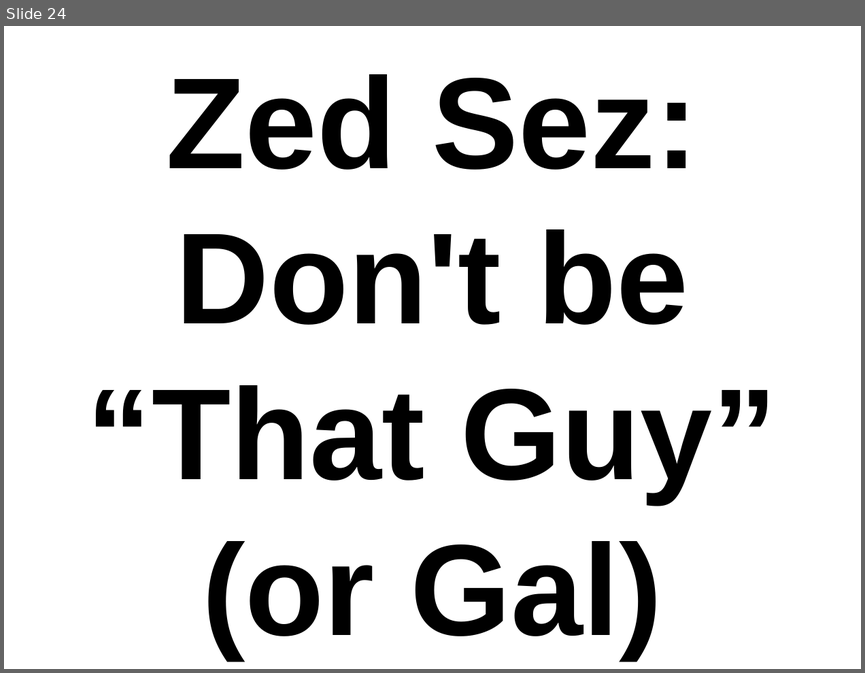
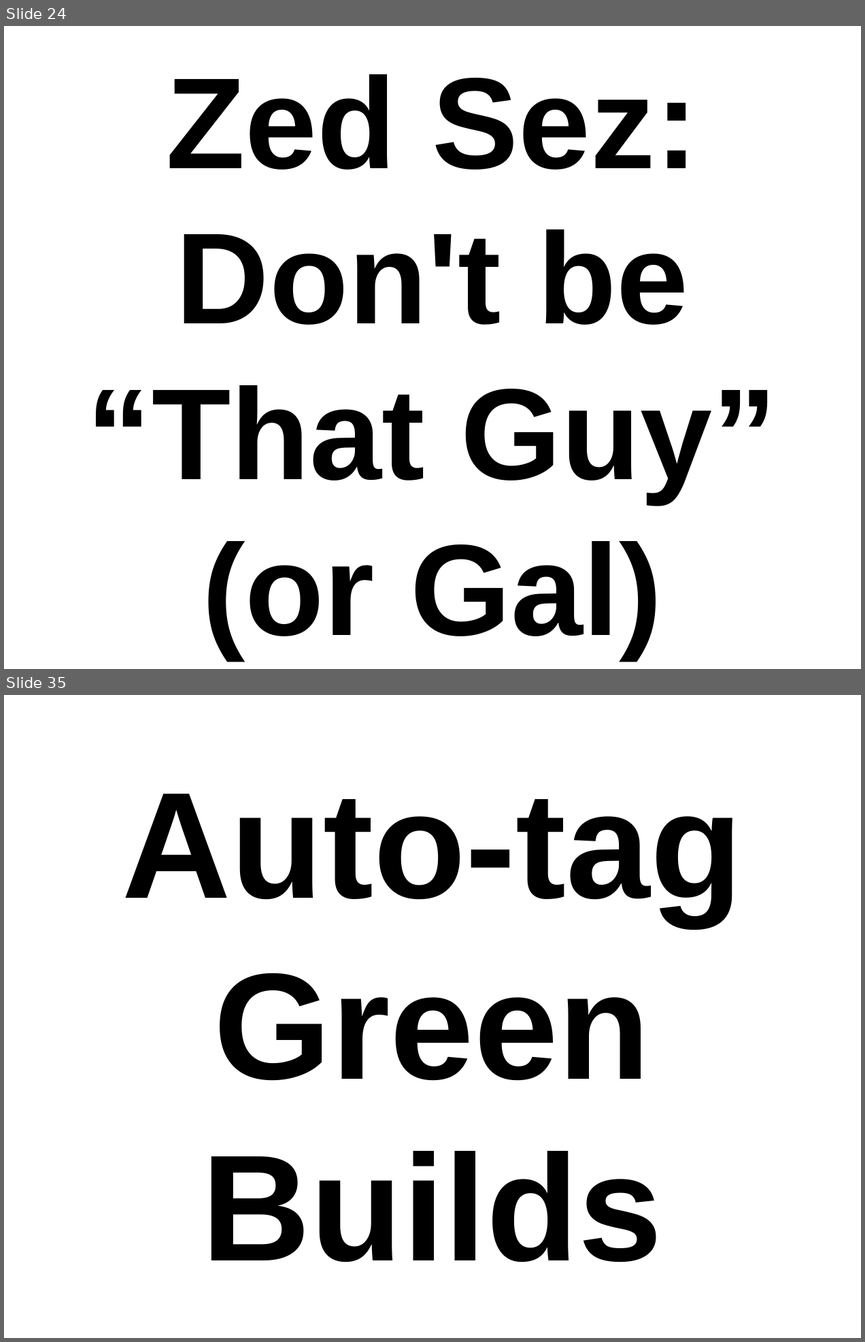
Before and after one commit to thewoolleyman/ci_for_the_rails_guy_or_gal, a slide deck: presentation/ci_for_the_web_2.0_guy_or_gal.odp. Shown one above the other, each under a label of ours: slide 24 before the commit, slides 24 and 35 after it; the slides between them are not shown. The pictures are 865x673 and 865x1342 pixels, drawn with LibreOffice and Linux fonts; fonts in the diff are those of the drawing. Boxes give left, top, right and bottom in pixels: in the first picture for what was removed or moved away, otherwise in the second. Text is boxed around its words. In the diff, an @@ line names an element or a change of style, - is before the commit and + after.

```diff
--- a/presentation/ci_for_the_web_2.0_guy_or_gal.odp
+++ b/presentation/ci_for_the_web_2.0_guy_or_gal.odp
@@ slide 35 added at (4,695,861,1338), background #FFFFFF @@
@@ title added at (122,794,742,1262), 140 pt, text #000000, bold @@
+Auto-tag Green Builds
```
Also in this commit, not shown: 1 slide changed, 37 other slides added, 1 slide removed.
